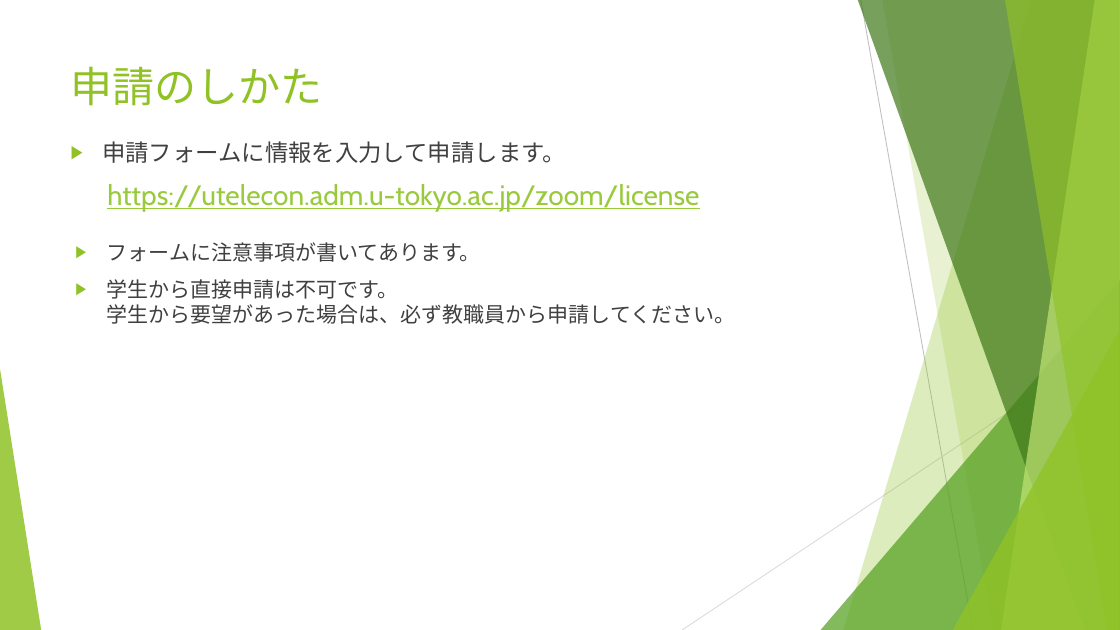
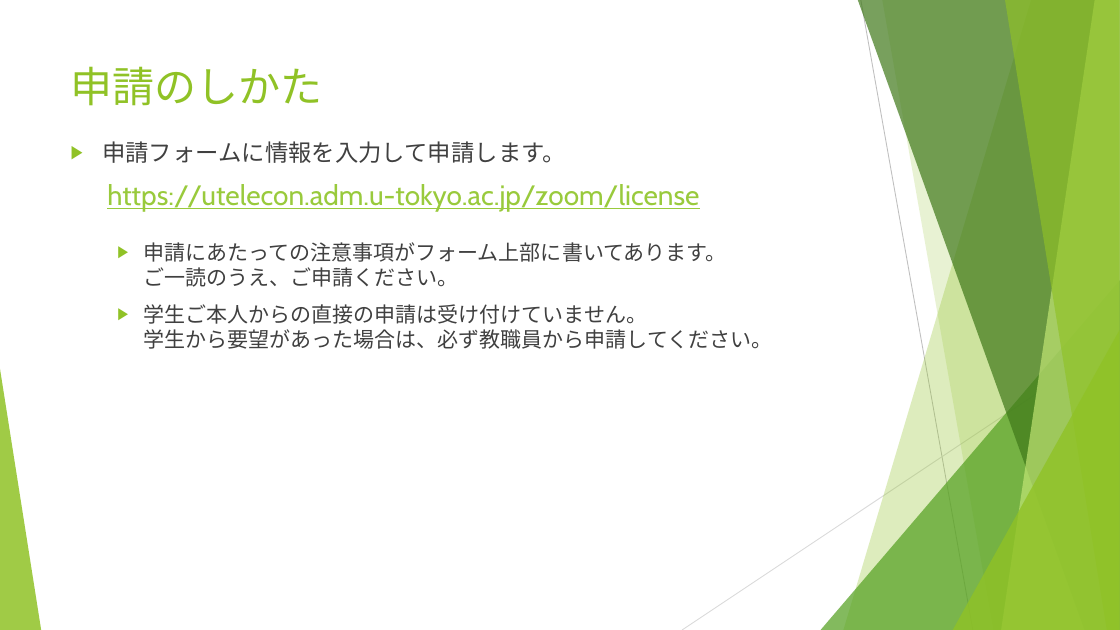
Before and after one commit to utelecon/utelecon.github.io, a slide deck: slide 12 of events/2021-09-15/slides/03-vpn-wifi.pptx. Drawn at 1120x630 pixels with LibreOffice and Linux fonts; fonts in the diff are those of the drawing. Boxes give left, top, right and bottom in pixels: in the first picture for what was removed or moved away, otherwise in the second. Text is boxed around its words. In the diff, an @@ line names an element or a change of style, - is before the commit and + after.

```diff
--- a/events/2021-09-15/slides/03-vpn-wifi.pptx
+++ b/events/2021-09-15/slides/03-vpn-wifi.pptx
@@ text at <box>144,242,773,349</box>: text changed @@
-▶ フォームに注意事項が書いてあります。
-▶ 学生から直接申請は不可です。
-  学生から要望があった場合は、必ず教職員から申請してください。
+  ▶ 申請にあたっての注意事項がフォーム上部に書いてあります。
+    ご一読のうえ、ご申請ください。
+  ▶ 学生ご本人からの直接の申請は受け付けていません。
+    学生から要望があった場合は、必ず教職員から申請してください。
```
Also in this commit, not shown: 9 other slides changed, 1 other file.
